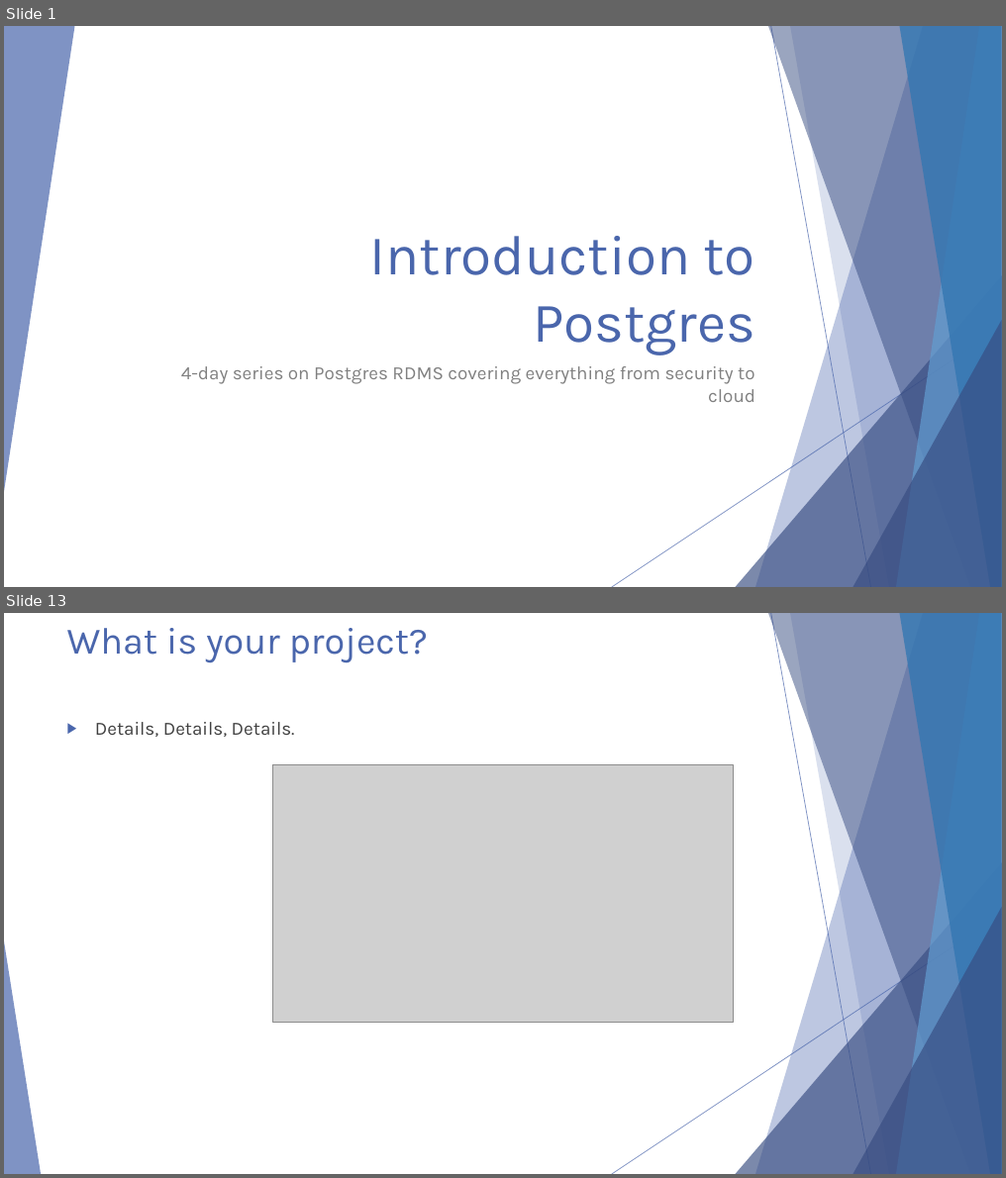
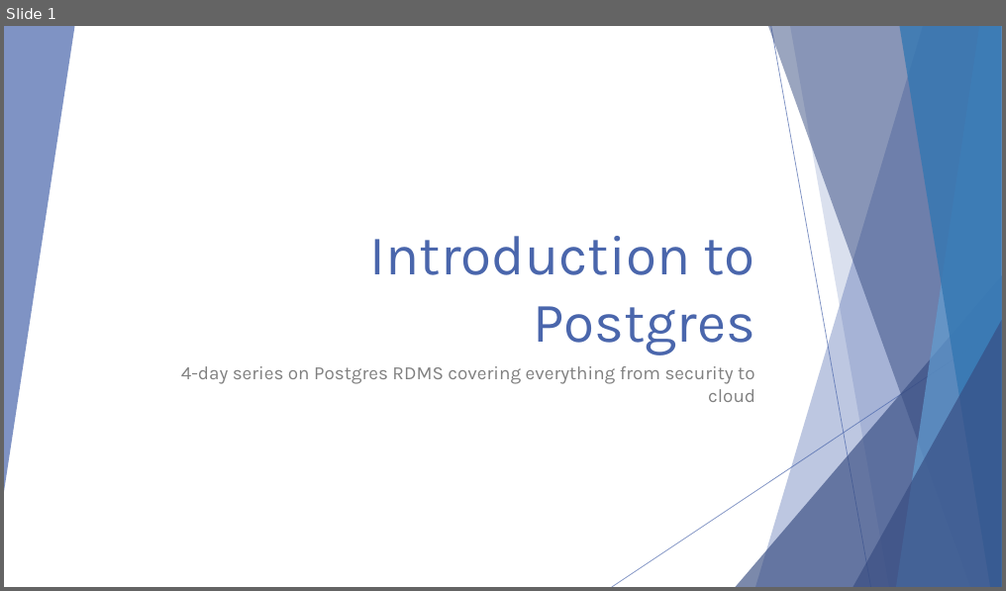
Before and after one commit to michaelrishiforrester/IntrotoPostgres2016, a slide deck: Presentations/Postgresql Presentation Day 4.pptx. Shown one above the other, each under a label of ours: slides 1 and 13 before the commit, slide 1 after it; the slides between them are not shown. The pictures are 1006x1178 and 1006x591 pixels, drawn with LibreOffice and Linux fonts; fonts in the diff are those of the drawing; grey boxes stand for pictures. Boxes give left, top, right and bottom in pixels: in the first picture for what was removed or moved away, otherwise in the second. Text is boxed around its words. In the diff, an @@ line names an element or a change of style, - is before the commit and + after.

```diff
--- a/Presentations/Postgresql Presentation Day 4.pptx
+++ b/Presentations/Postgresql Presentation Day 4.pptx
@@ slide 13 removed at (4,613,1002,1174), background #FFFFFF; not listed: 9 template elements that a slide beside it also shows @@
@@ title removed at (67,628,428,663) @@
-What is your project?
@@ text removed at (95,722,295,737) @@
-▶ Details, Details, Details.
@@ picture removed at (272,765,734,1023) @@
@@ triangle removed at (4,942,41,1174) @@
```
Also in this commit, not shown: 2 slides changed, 6 slides added, 66 other slides removed.
